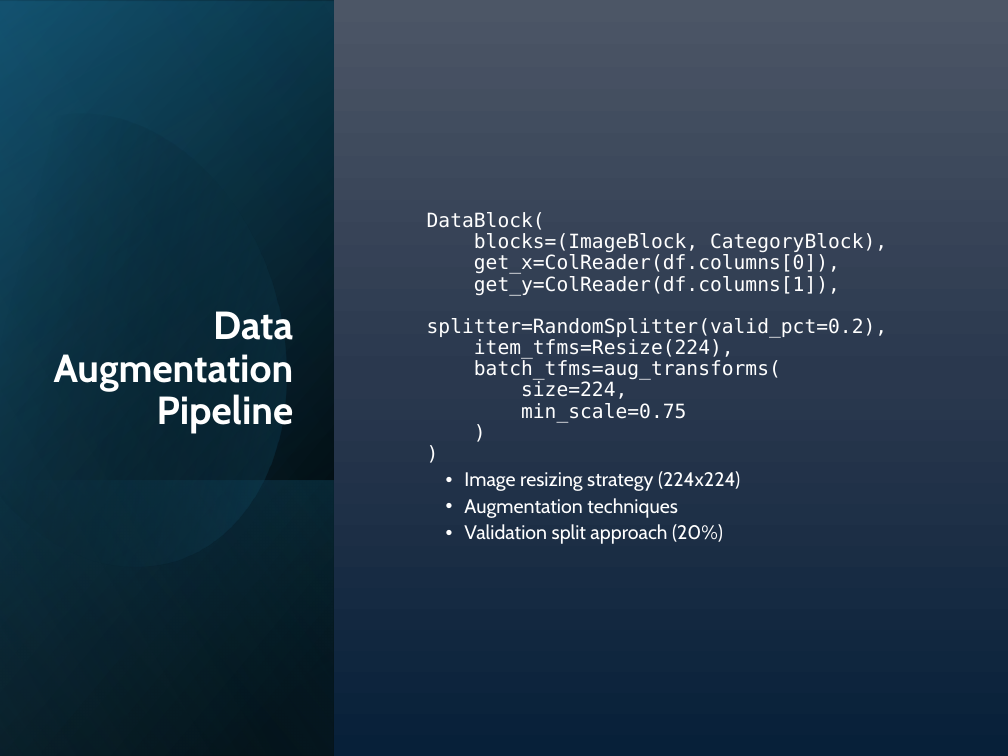
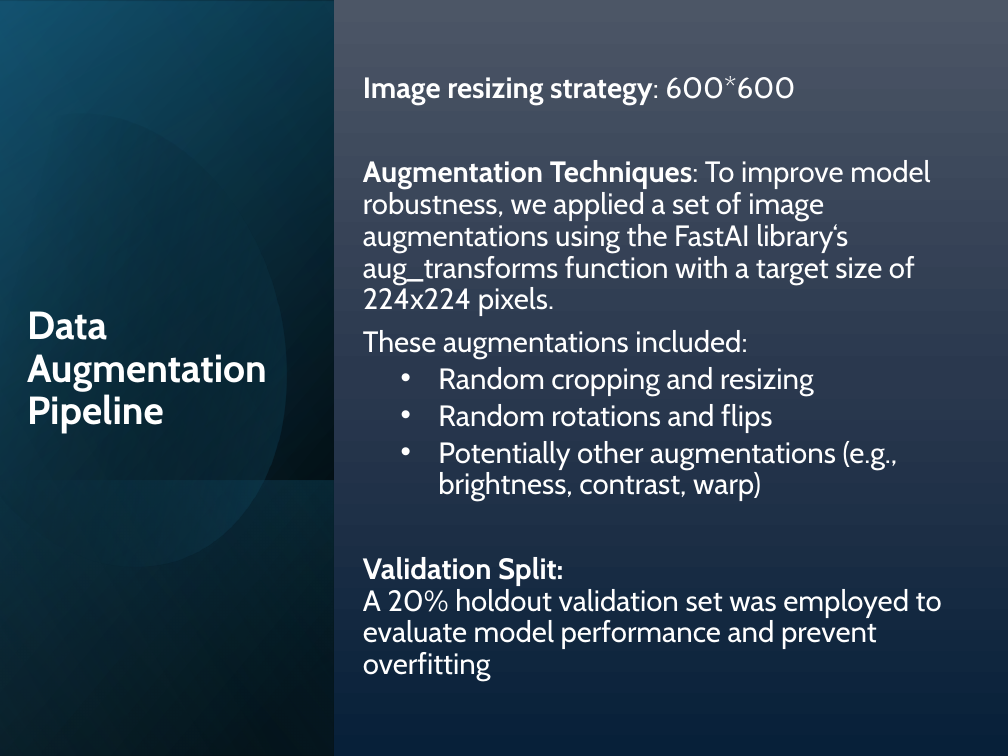
Before and after one commit to lmanov1/DL_DiabeticRetinopathyStagePrediction, a slide deck: slide 10 of presentation/DLStagePredictPresentation.pptx (slide 9 before the commit). Drawn at 1008x756 pixels with LibreOffice and Linux fonts; fonts in the diff are those of the drawing. Boxes give left, top, right and bottom in pixels: in the first picture for what was removed or moved away, otherwise in the second. Text is boxed around its words. In the diff, an @@ line names an element or a change of style, - is before the commit and + after.

```diff
--- a/presentation/DLStagePredictPresentation.pptx
+++ b/presentation/DLStagePredictPresentation.pptx
@@ title "Data Augmentation Pipeline": place and size @@
-title "Data Augmentation Pipeline" at [54, 311, 294, 434]
+title "Data Augmentation Pipeline" at [27, 311, 267, 434]
@@ title "Data Augmentation Pipeline" at [27, 311, 267, 434]: alignment right to left @@
@@ text at [363, 76, 942, 681]: text changed; size 14 to 21 pt; font DejaVu Sans Mono to Cabin @@
-DataBlock(
-blocks=(ImageBlock, CategoryBlock),
-get_x=ColReader(df.columns[0]),
-get_y=ColReader(df.columns[1]),
-splitter=RandomSplitter(valid_pct=0.2),
-item_tfms=Resize(224),
-batch_tfms=aug_transforms(
-size=224,
-min_scale=0.75
-)
-)
-  • Image resizing strategy (224x224)
-  • Augmentation techniques
-  • Validation split approach (20%)
+Image resizing strategy: 600*600
+Augmentation Techniques: To improve model robustness, we applied a set of image augmentations using the FastAI library‘s aug_transforms function with a target size of 224x224 pixels.
+These augmentations included:
+  • Random cropping and resizing
+  • Random rotations and flips
+  • Potentially other augmentations (e.g., brightness, contrast, warp)
+Validation Split:
+A 20% holdout validation set was employed to evaluate model performance and prevent overfitting
```
Also in this commit, not shown: 13 other slides changed, 7 slides added, 9 slides removed.
